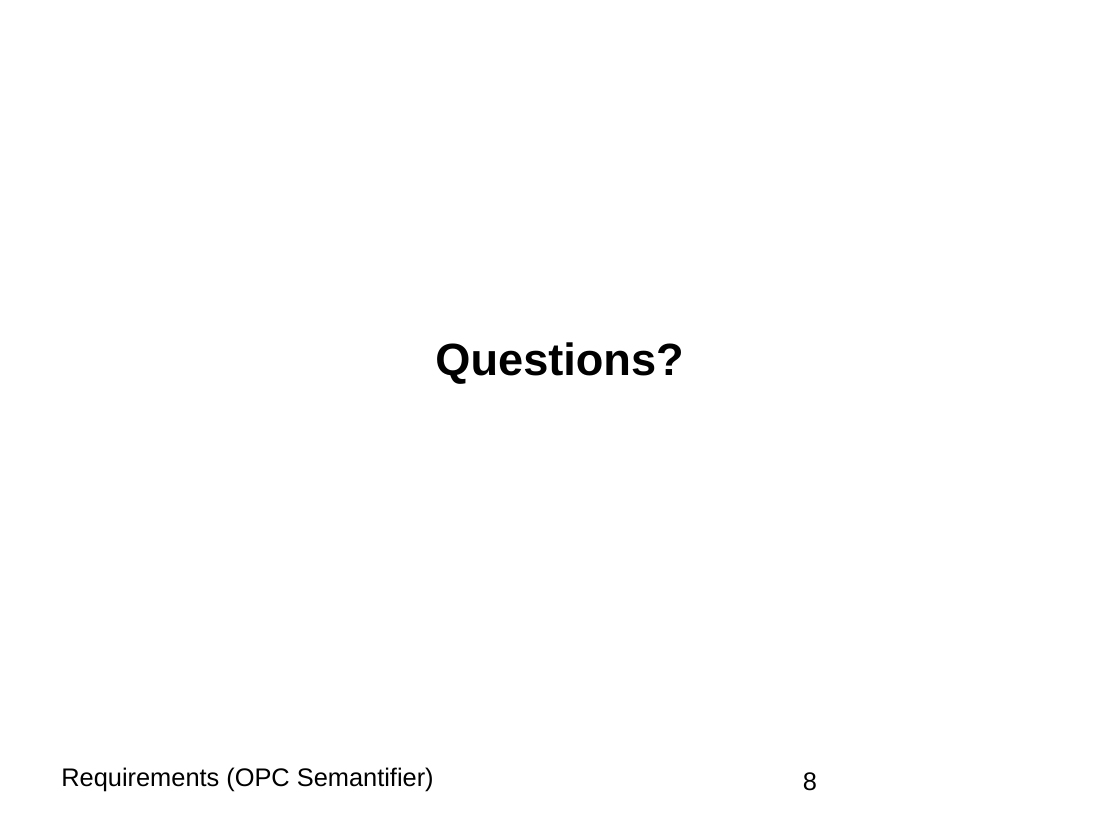
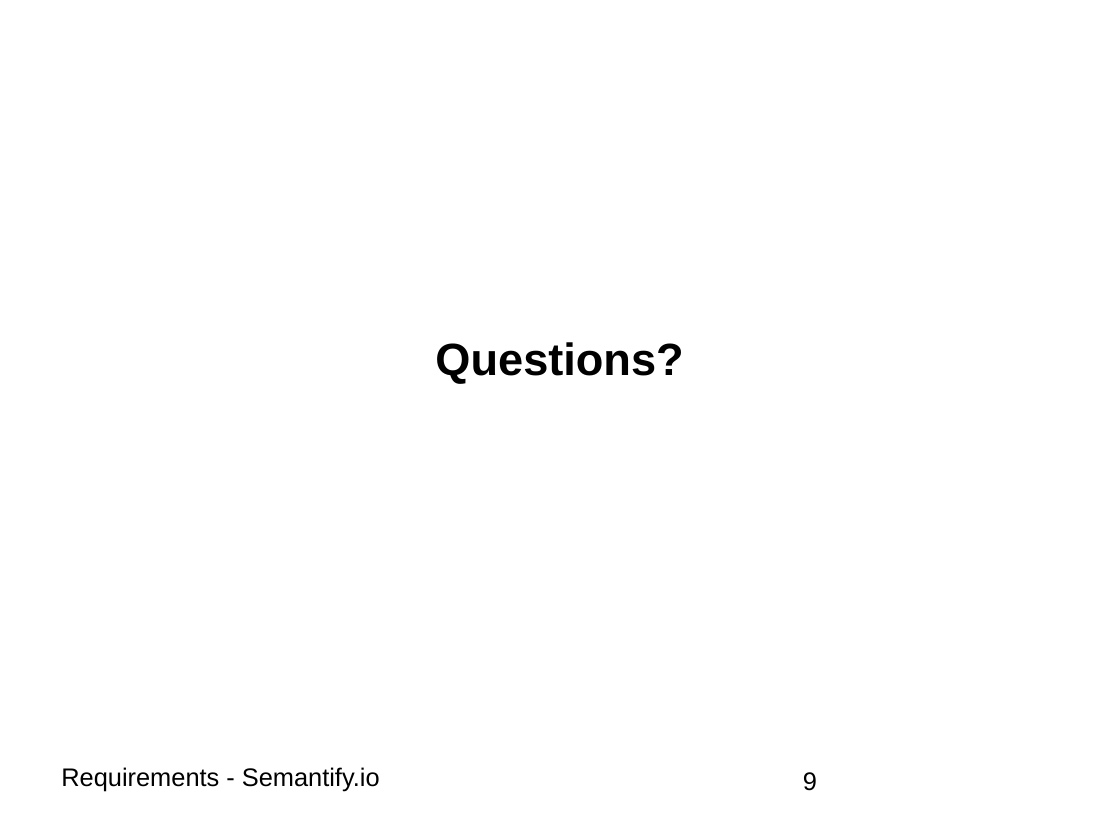
Before and after one commit to BonnWestCoast/Semantify.io-docs, a slide deck: slide 9 of 2requirements/presentation.ppt (slide 8 before the commit). Drawn at 1120x840 pixels with LibreOffice and Linux fonts; fonts in the diff are those of the drawing. Boxes give left, top, right and bottom in pixels: in the first picture for what was removed or moved away, otherwise in the second. Text is boxed around its words. In the diff, an @@ line names an element or a change of style, - is before the commit and + after.

```diff
--- a/2requirements/presentation.ppt
+++ b/2requirements/presentation.ppt
@@ text at (x1=61, y1=767, x2=380, y2=791): text changed @@
-Requirements (OPC Semantifier)
+Requirements - Semantify.io
@@ page number at (x1=803, y1=772, x2=817, y2=791): text changed @@
-8
+9
```
Also in this commit, not shown: 6 other slides changed, 2 slides added, 1 slide removed, 1 other file.
